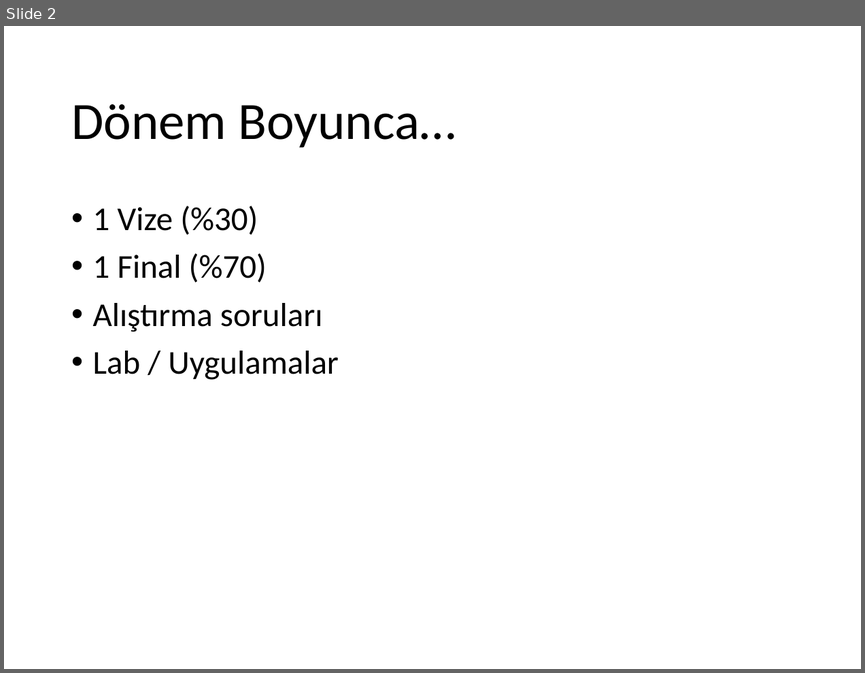
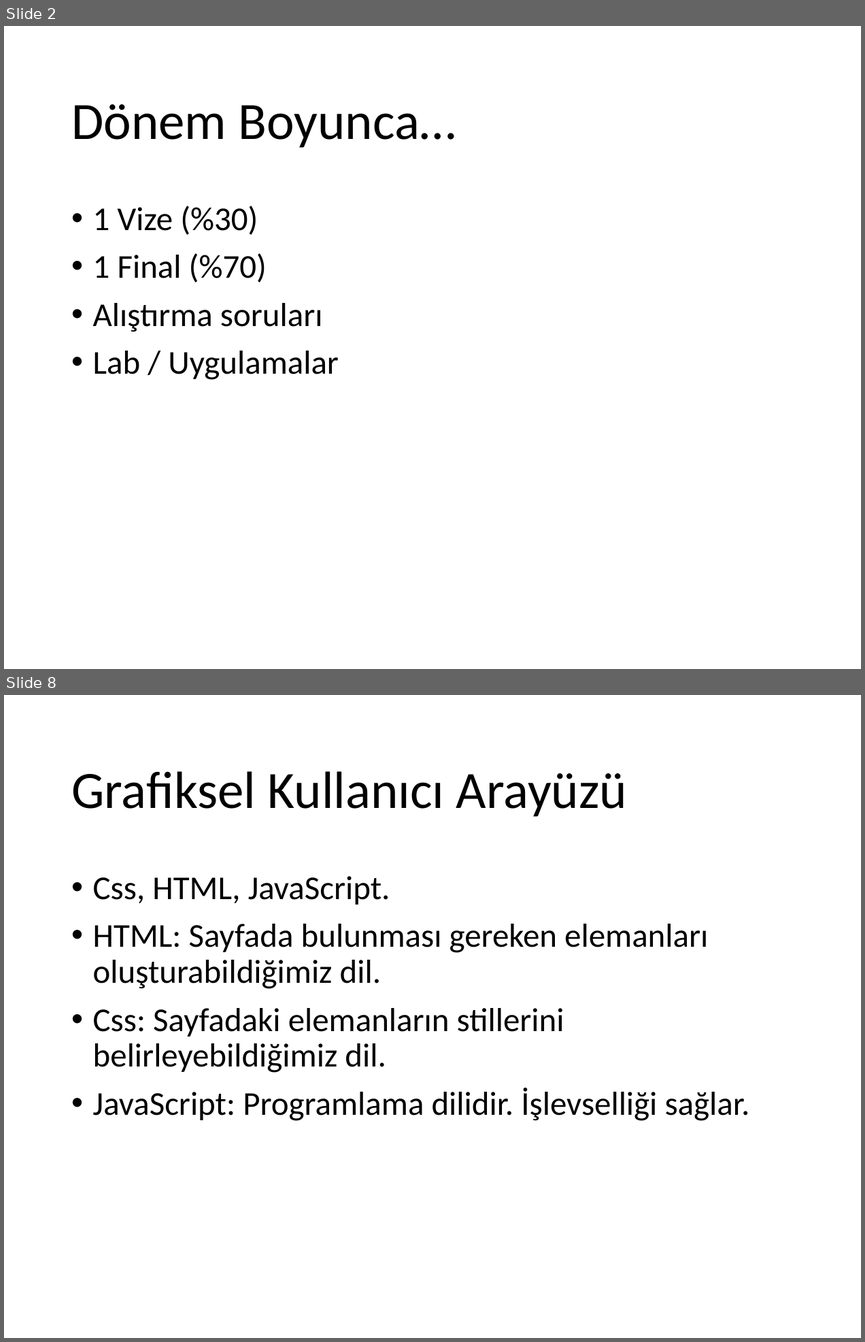
Before and after one commit to ihpar/web, a slide deck: Slides/Ders 0.pptx. Shown one above the other, each under a label of ours: slide 2 before the commit, slides 2 and 8 after it; the slides between them are not shown. The pictures are 865x673 and 865x1342 pixels, drawn with LibreOffice and Linux fonts; fonts in the diff are those of the drawing. Boxes give left, top, right and bottom in pixels: in the first picture for what was removed or moved away, otherwise in the second. Text is boxed around its words. In the diff, an @@ line names an element or a change of style, - is before the commit and + after.

```diff
--- a/Slides/Ders 0.pptx
+++ b/Slides/Ders 0.pptx
@@ slide 8 added at box(4, 695, 861, 1338), background #FFFFFF @@
@@ title added at box(71, 771, 627, 817), 44 pt, text #000000 @@
+Grafiksel Kullanıcı Arayüzü
@@ text added at box(93, 876, 750, 1121), 28 pt, text #000000 @@
+• Css, HTML, JavaScript.
+• HTML: Sayfada bulunması gereken elemanları oluşturabildiğimiz dil.
+• Css: Sayfadaki elemanların stillerini belirleyebildiğimiz dil.
+• JavaScript: Programlama dilidir. İşlevselliği sağlar.
```
Also in this commit, not shown: 2 slides changed, 5 other slides added, 1 slide removed.
